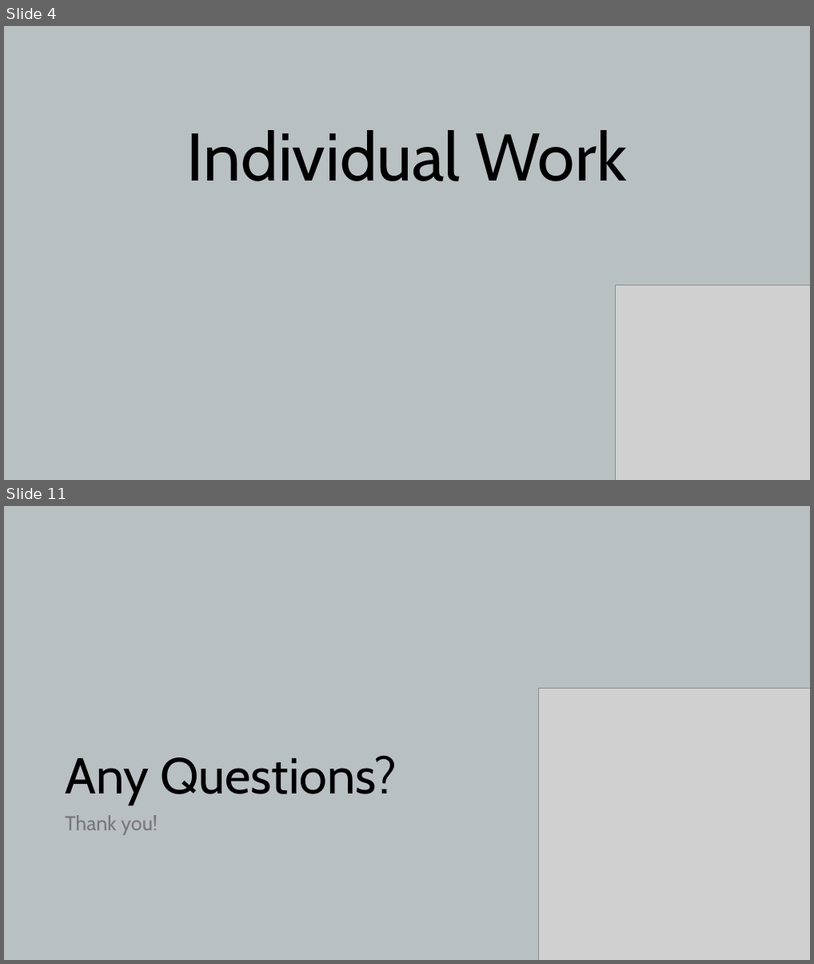
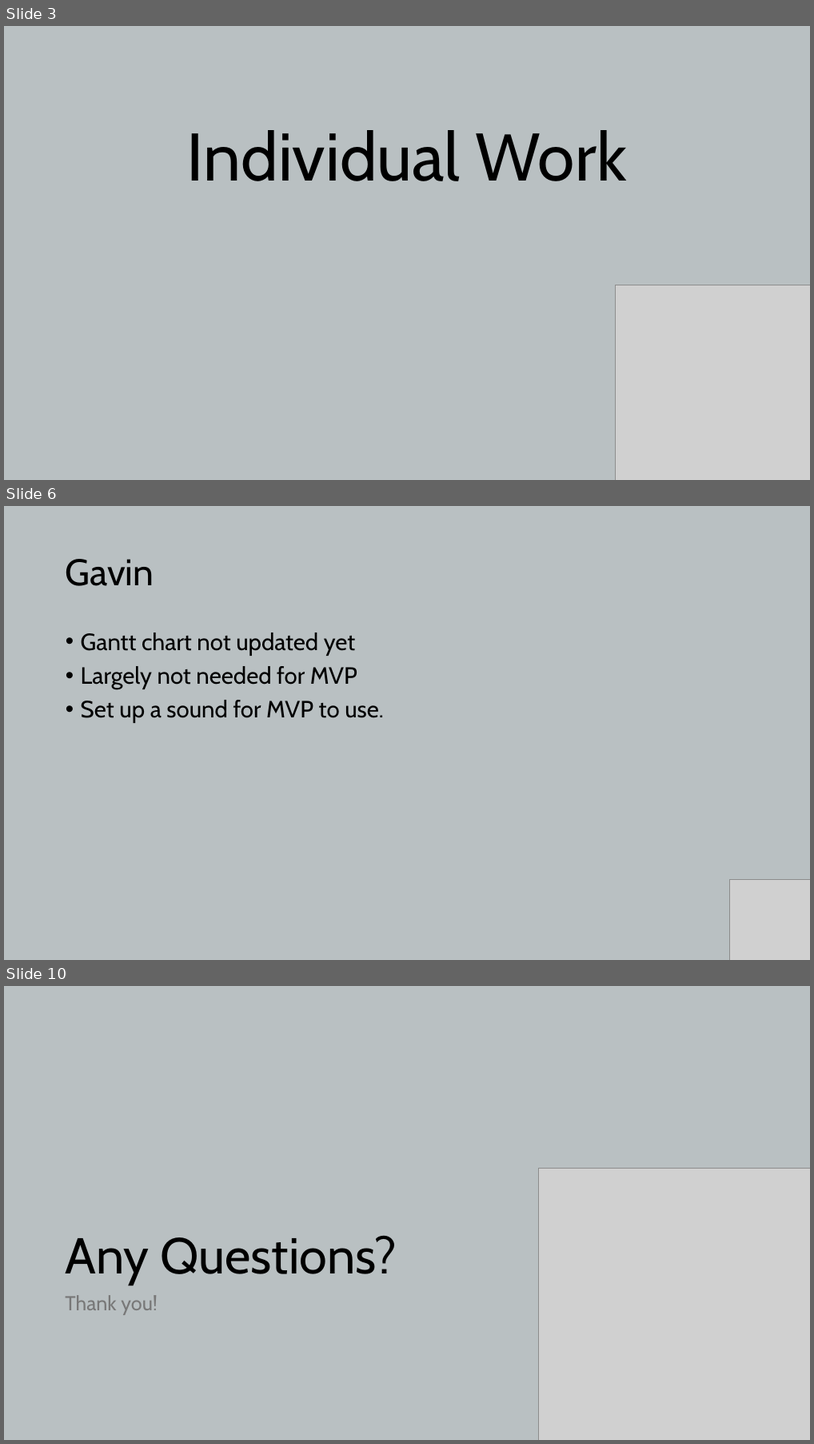
Before and after one commit to theIntethesis/Hero-Climb, a slide deck: docs/[TL2] Taran/TL2 Team Update.pptx. Shown one above the other, each under a label of ours: slides 4 and 11 before the commit, slides 3, 6 and 10 after it; the slides between them are not shown. The pictures are 814x964 and 814x1444 pixels, drawn with LibreOffice and Linux fonts; fonts in the diff are those of the drawing; grey boxes stand for pictures. Boxes give left, top, right and bottom in pixels: in the first picture for what was removed or moved away, otherwise in the second. Text is boxed around its words. In the diff, an @@ line names an element or a change of style, - is before the commit and + after.

```diff
--- a/docs/[TL2] Taran/TL2 Team Update.pptx
+++ b/docs/[TL2] Taran/TL2 Team Update.pptx
@@ slide 6 added at [4, 506, 810, 960], background #B9C0C2 @@
@@ title added at [66, 559, 154, 586], 44 pt, text #000000 @@
+Gavin
@@ text added at [81, 632, 384, 723], 28 pt, text #000000 @@
+• Gantt chart not updated yet
+• Largely not needed for MVP
+• Set up a sound for MVP to use.
@@ picture added at [730, 880, 810, 960] @@
@@ what was slide 4 is now slide 3 @@
@@ what was slide 11 is now slide 10 @@
```
Also in this commit, not shown: 4 slides changed, 2 other slides added, 4 slides removed, 3 other files.
